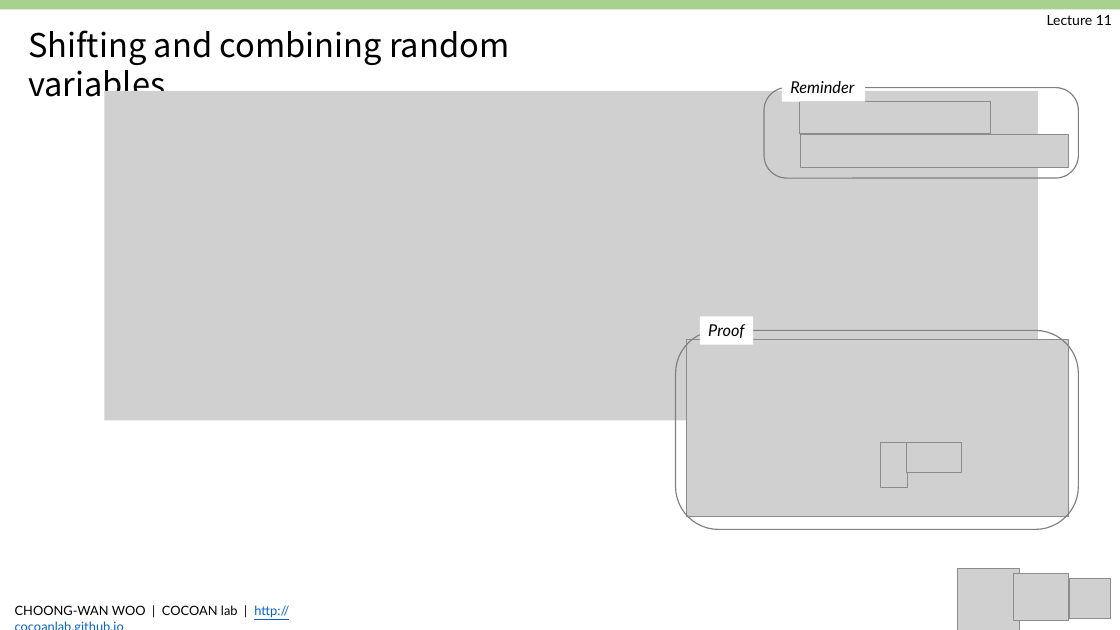
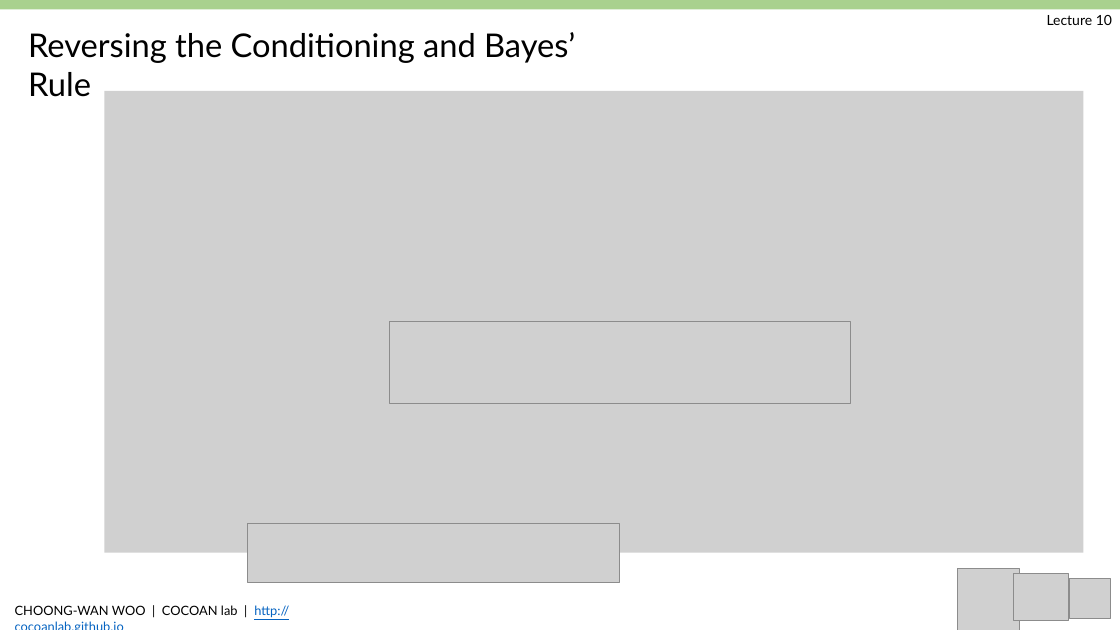
Before and after one commit to jun-hyeok/GBE3037-41_BME-Probability-and-Stability_2019Spring, a slide deck: slide 11 of slides/Woo_GBE3037_L10.pptx (slide 6 before the commit). Drawn at 1120x630 pixels with LibreOffice and Linux fonts; fonts in the diff are those of the drawing; grey boxes stand for pictures. Boxes give left, top, right and bottom in pixels: in the first picture for what was removed or moved away, otherwise in the second. Text is boxed around its words. In the diff, an @@ line names an element or a change of style, - is before the commit and + after.

```diff
--- a/slides/Woo_GBE3037_L10.pptx
+++ b/slides/Woo_GBE3037_L10.pptx
@@ text at bbox=[1047, 15, 1112, 25]: text changed @@
-Lecture 11
+Lecture 10
@@ text at bbox=[28, 32, 575, 97]: text changed; font Noto Sans CJK KR to Lato @@
-Shifting and combining random variables
+Reversing the Conditioning and Bayes’ Rule
@@ group removed at bbox=[765, 73, 1079, 178]: 2 pictures, 1 rounded rectangle, 1 rectangle @@
-Reminder
@@ picture: place and size @@
-picture at bbox=[104, 91, 1038, 420]
+picture at bbox=[104, 91, 1084, 553]
@@ picture added at bbox=[390, 322, 850, 403] @@
@@ group removed at bbox=[676, 317, 1079, 529]: 3 pictures, 1 rounded rectangle, 1 rectangle @@
-Proof
@@ picture added at bbox=[247, 523, 620, 582] @@
```
Also in this commit, not shown: 7 other slides changed, 7 slides added, 2 slides removed, 2 other files.
